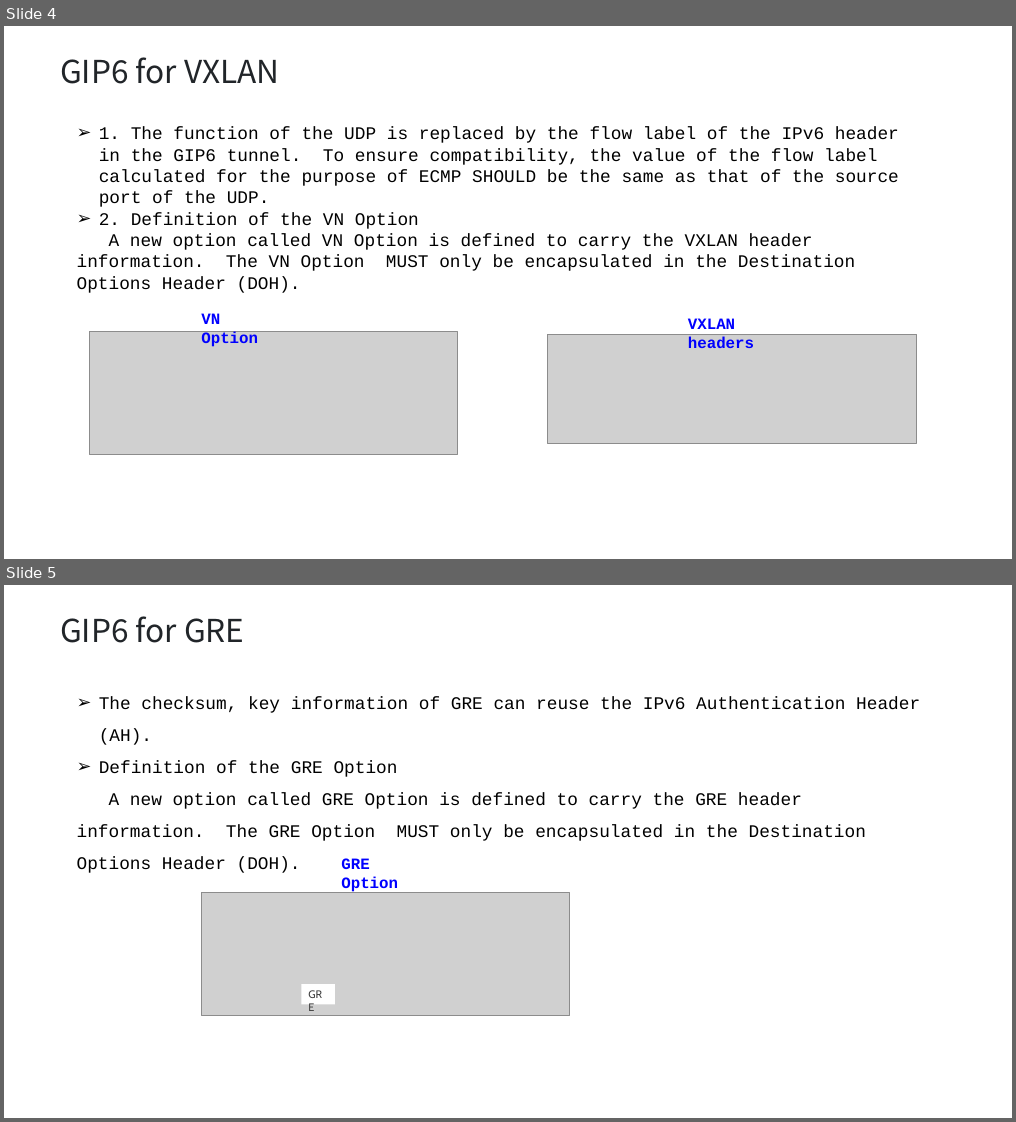
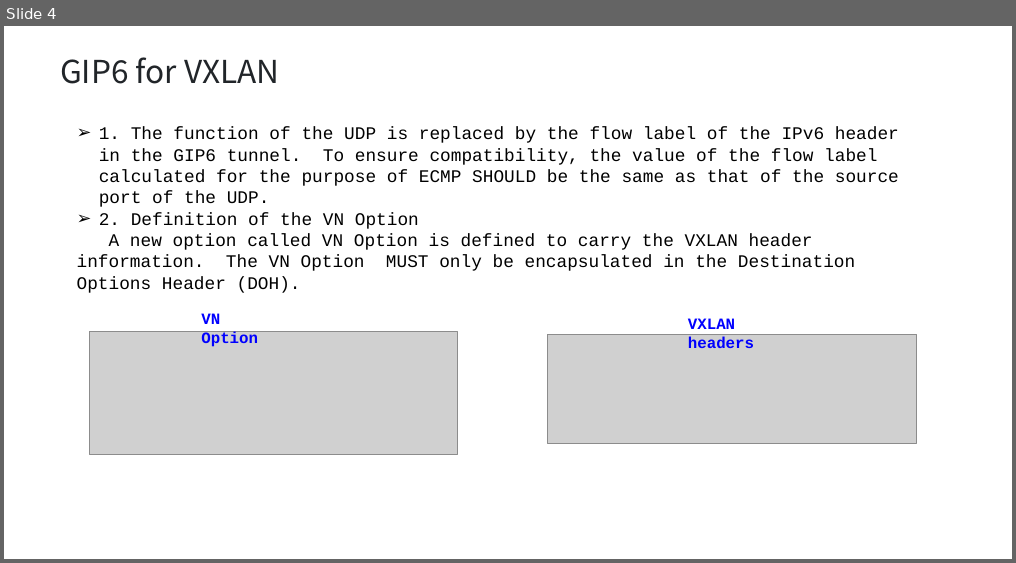
Before and after one commit to Generalized-IPv6-Tunnel/IETF116-Sidemeeting, a slide deck: 04 Generalized IPv6 Tunnel.pptx. Shown one above the other, each under a label of ours: slides 4 and 5 before the commit, slide 4 after it. The pictures are 1016x1122 and 1016x563 pixels, drawn with LibreOffice and Linux fonts; fonts in the diff are those of the drawing; grey boxes stand for pictures. Boxes give left, top, right and bottom in pixels: in the first picture for what was removed or moved away, otherwise in the second. Text is boxed around its words. In the diff, an @@ line names an element or a change of style, - is before the commit and + after.

```diff
--- a/04 Generalized IPv6 Tunnel.pptx
+++ b/04 Generalized IPv6 Tunnel.pptx
@@ slide 5 removed at (4,585,1012,1118), background #FFFFFF @@
@@ text removed at (60,616,244,643) @@
-GIP6 for GRE
@@ text removed at (77,697,920,841) @@
-➢ The checksum, key information of GRE can reuse the IPv6 Authentication Header (AH).
-➢ Definition of the GRE Option
-A new option called GRE Option is defined to carry the GRE header information. The GRE Option MUST only be encapsulated in the Destination Options Header (DOH).
@@ text removed at (341,858,398,893) @@
-GRE Option
@@ picture removed at (202,893,570,1016) @@
@@ rectangle removed at (301,985,335,1005) @@
-GRE
```
Also in this commit, not shown: 3 slides changed, 5 slides added, 1 other slide removed.
